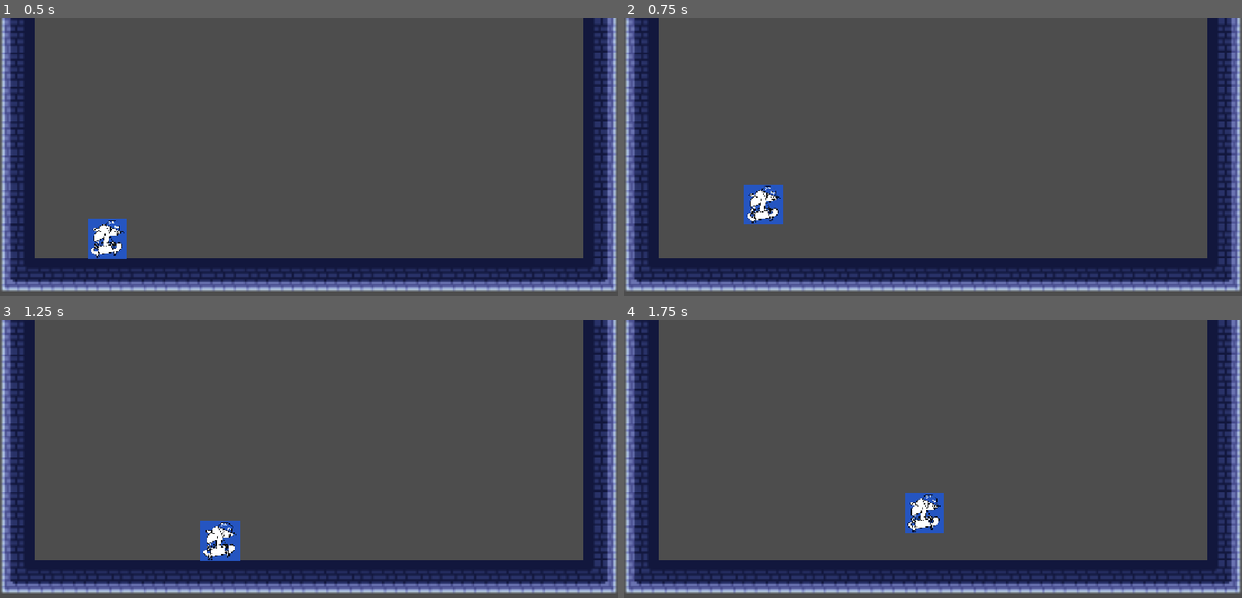
Above: before the commit, frames 1-4 (two rows, left to right).
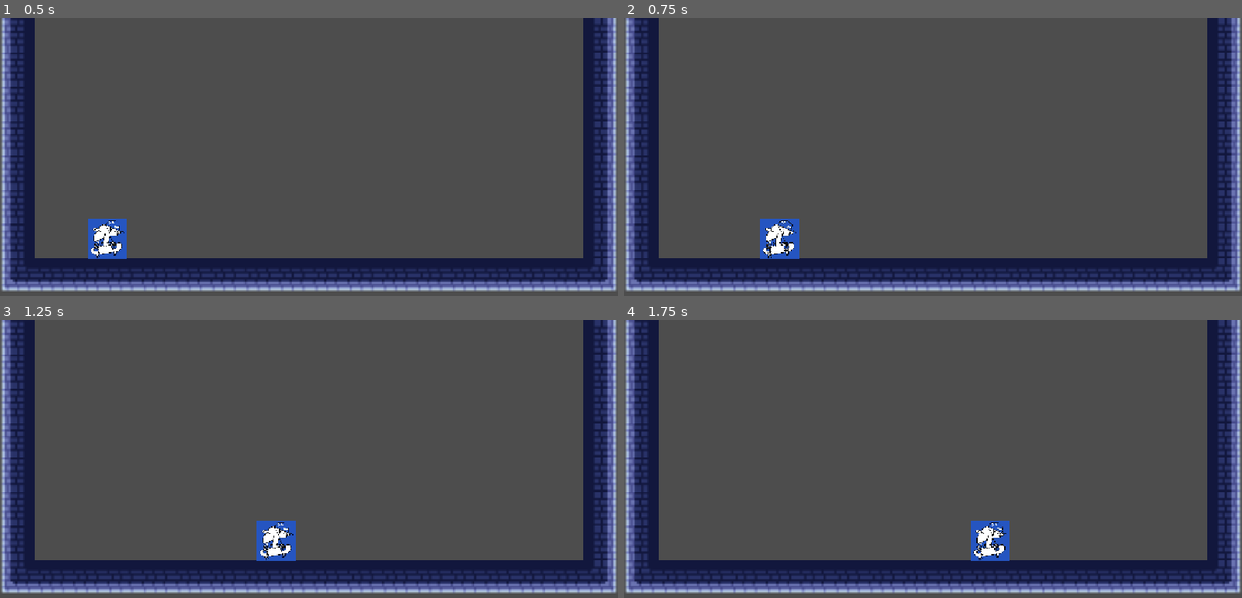
Above: after the commit, the same moments.

Repository: vorrjjard-2/game-dev
Game: Godot game, scene res://main.tscn
Same seed, same stepped clock (60 frames per second), same inputs: the game is played once before the commit and once after it.
Inputs:
- Up to frame 1 (0.5 s): no input
- Up to frame 2 (0.75 s): tap Enter (ui_accept) at 0.5 s; hold Right (ui_right) from 0.53 s (still down); hold Shift (sprint, bound only after the commit) from 0.53 s (still down)
- Up to frame 3 (1.25 s): keep holding Right (ui_right); keep holding Shift (sprint, bound only after the commit); tap Enter (ui_accept) at 0.77, 0.8, 1.07 s
- Up to frame 4 (1.75 s): keep holding Right (ui_right); release Shift (sprint, bound only after the commit) at 1.28 s; tap Enter (ui_accept) at 1.35, 1.52 s; tap Shift (sprint, bound only after the commit) at 1.55 s

Frame 1 is identical in both runs. In frame 2, 1.7% of the frame differs, in the area x 19-29%, y 60-87%; in frame 3, 1.9%, in the area x 32-48%, y 72-87%; in frame 4, 1.8%.

Commit message:
added shift to sprint

Diff:
--- a/game-2/player.gd
+++ b/game-2/player.gd
@@ -12,10 +12,10 @@
 	if not is_on_floor():
 		velocity += get_gravity() * delta
 
-	if Input.is_action_just_pressed("ui_accept") and is_on_floor():
+	if Input.is_action_just_pressed("ui_up") and is_on_floor():
 		velocity.y += JUMP_VELOCITY
 
-	if Input.is_action_just_released("ui_accept") and velocity.y < 0:
+	if Input.is_action_just_released("ui_up") and velocity.y < 0:
 		velocity.y *= JUMP_STOP_MULTIPLIER
 
 	var direction := Input.get_axis("ui_left", "ui_right")
@@ -24,4 +24,7 @@
 	else:
 		velocity.x = move_toward(velocity.x, 0, SPEED)
 
+	if Input.is_action_pressed("sprint"):
+		velocity.x = direction * SPEED * 1.5
+
 	move_and_slide()
--- a/game-2/project.godot
+++ b/game-2/project.godot
@@ -20,6 +20,47 @@
 window/stretch/mode="canvas_items"
 window/stretch/aspect="expand"
 
+[input]
+
+ui_left={
+"deadzone": 0.5,
+"events": [Object(InputEventKey,"resource_local_to_scene":false,"resource_name":"","device":16,"window_id":0,"alt_pressed":false,"shift_pressed":false,"ctrl_pressed":false,"meta_pressed":false,"pressed":false,"keycode":4194319,"physical_keycode":0,"key_label":0,"unicode":0,"location":0,"echo":false,"script":null)
+, Object(InputEventJoypadButton,"resource_local_to_scene":false,"resource_name":"","device":-1,"button_index":13,"pressure":0.0,"pressed":false,"script":null)
+, Object(InputEventJoypadMotion,"resource_local_to_scene":false,"resource_name":"","device":-1,"axis":0,"axis_value":-1.0,"script":null)
+, Object(InputEventKey,"resource_local_to_scene":false,"resource_name":"","device":-1,"window_id":0,"alt_pressed":false,"shift_pressed":false,"ctrl_pressed":false,"meta_pressed":false,"pressed":false,"keycode":0,"physical_keycode":65,"key_label":0,"unicode":97,"location":0,"echo":false,"script":null)
+]
+}
+ui_right={
+"deadzone": 0.5,
+"events": [Object(InputEventKey,"resource_local_to_scene":false,"resource_name":"","device":16,"window_id":0,"alt_pressed":false,"shift_pressed":false,"ctrl_pressed":false,"meta_pressed":false,"pressed":false,"keycode":4194321,"physical_keycode":0,"key_label":0,"unicode":0,"location":0,"echo":false,"script":null)
+, Object(InputEventJoypadButton,"resource_local_to_scene":false,"resource_name":"","device":-1,"button_index":14,"pressure":0.0,"pressed":false,"script":null)
+, Object(InputEventJoypadMotion,"resource_local_to_scene":false,"resource_name":"","device":-1,"axis":0,"axis_value":1.0,"script":null)
+, Object(InputEventKey,"resource_local_to_scene":false,"resource_name":"","device":-1,"window_id":0,"alt_pressed":false,"shift_pressed":false,"ctrl_pressed":false,"meta_pressed":false,"pressed":false,"keycode":0,"physical_keycode":68,"key_label":0,"unicode":100,"location":0,"echo":false,"script":null)
+]
+}
+ui_up={
+"deadzone": 0.5,
+"events": [Object(InputEventKey,"resource_local_to_scene":false,"resource_name":"","device":16,"window_id":0,"alt_pressed":false,"shift_pressed":false,"ctrl_pressed":false,"meta_pressed":false,"pressed":false,"keycode":4194320,"physical_keycode":0,"key_label":0,"unicode":0,"location":0,"echo":false,"script":null)
+, Object(InputEventJoypadButton,"resource_local_to_scene":false,"resource_name":"","device":-1,"button_index":11,"pressure":0.0,"pressed":false,"script":null)
+, Object(InputEventJoypadMotion,"resource_local_to_scene":false,"resource_name":"","device":-1,"axis":1,"axis_value":-1.0,"script":null)
+, Object(InputEventKey,"resource_local_to_scene":false,"resource_name":"","device":-1,"window_id":0,"alt_pressed":false,"shift_pressed":false,"ctrl_pressed":false,"meta_pressed":false,"pressed":false,"keycode":0,"physical_keycode":32,"key_label":0,"unicode":32,"location":0,"echo":false,"script":null)
+, Object(InputEventKey,"resource_local_to_scene":false,"resource_name":"","device":-1,"window_id":0,"alt_pressed":false,"shift_pressed":false,"ctrl_pressed":false,"meta_pressed":false,"pressed":false,"keycode":0,"physical_keycode":87,"key_label":0,"unicode":119,"location":0,"echo":false,"script":null)
+]
+}
+ui_down={
+"deadzone": 0.5,
+"events": [Object(InputEventKey,"resource_local_to_scene":false,"resource_name":"","device":16,"window_id":0,"alt_pressed":false,"shift_pressed":false,"ctrl_pressed":false,"meta_pressed":false,"pressed":false,"keycode":4194322,"physical_keycode":0,"key_label":0,"unicode":0,"location":0,"echo":false,"script":null)
+, Object(InputEventJoypadButton,"resource_local_to_scene":false,"resource_name":"","device":-1,"button_index":12,"pressure":0.0,"pressed":false,"script":null)
+, Object(InputEventJoypadMotion,"resource_local_to_scene":false,"resource_name":"","device":-1,"axis":1,"axis_value":1.0,"script":null)
+, Object(InputEventKey,"resource_local_to_scene":false,"resource_name":"","device":-1,"window_id":0,"alt_pressed":false,"shift_pressed":false,"ctrl_pressed":false,"meta_pressed":false,"pressed":false,"keycode":0,"physical_keycode":83,"key_label":0,"unicode":115,"location":0,"echo":false,"script":null)
+]
+}
+sprint={
+"deadzone": 0.2,
+"events": [Object(InputEventKey,"resource_local_to_scene":false,"resource_name":"","device":-1,"window_id":0,"alt_pressed":false,"shift_pressed":false,"ctrl_pressed":false,"meta_pressed":false,"pressed":false,"keycode":0,"physical_keycode":4194325,"key_label":0,"unicode":0,"location":0,"echo":false,"script":null)
+]
+}
+
 [physics]
 
 3d/physics_engine="Jolt Physics"
